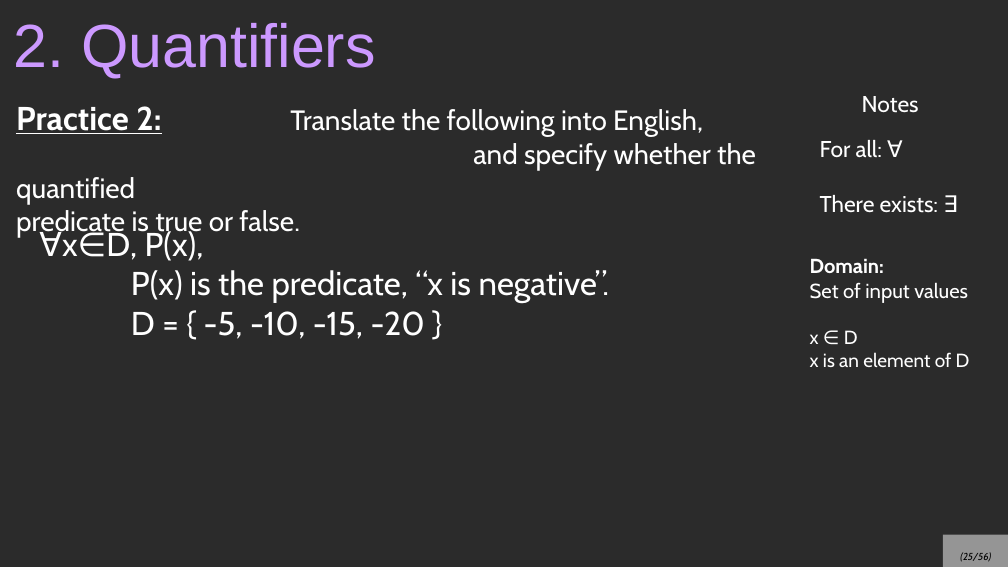
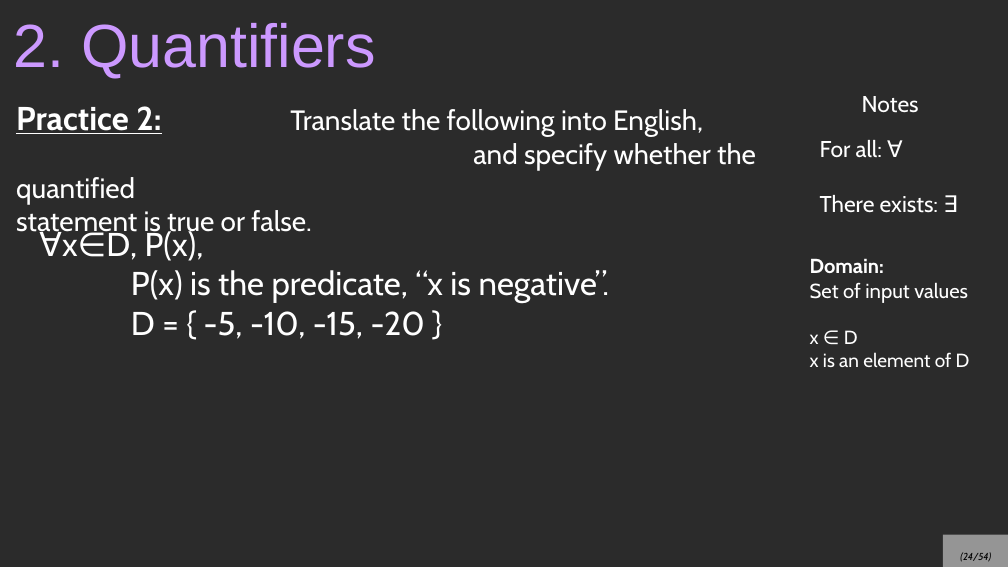
Before and after one commit to nguyenchithien/CS210-Discrete-Structures, a slide deck: slide 24 of Lectures/4_Predicates.odp (slide 25 before the commit). Drawn at 1008x567 pixels with LibreOffice and Linux fonts; fonts in the diff are those of the drawing; background and template pictures are left out; a plain dark background stands for a picture behind light text. Boxes give left, top, right and bottom in pixels: in the first picture for what was removed or moved away, otherwise in the second. Text is boxed around its words. In the diff, an @@ line names an element or a change of style, - is before the commit and + after.

```diff
--- a/Lectures/4_Predicates.odp
+++ b/Lectures/4_Predicates.odp
@@ text at bbox=[16, 106, 756, 238]: text changed @@
-Practice 2: Translate the following into English,
-and specify whether the quantified predicate is true or false.
+Practice 2: Translate the following into English,
+and specify whether the quantified statement is true or false.
@@ page number at bbox=[960, 552, 991, 562]: text changed @@
-(25/56)
+(24/54)
```
Also in this commit, not shown: 14 other slides changed, 2 slides removed, 3 other files.
